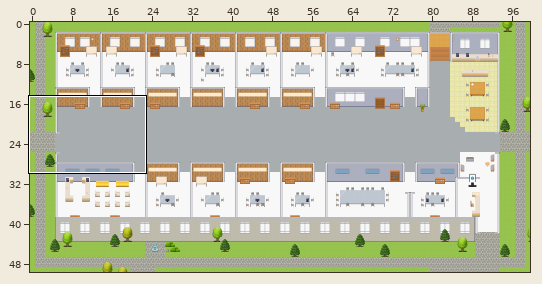
Tiled map (JSON), stored at maps/Enterprise-Enablement-Platform.tmj. The first picture is a wide view before the edit; the outline marks the close-up.
Close-up. Before:
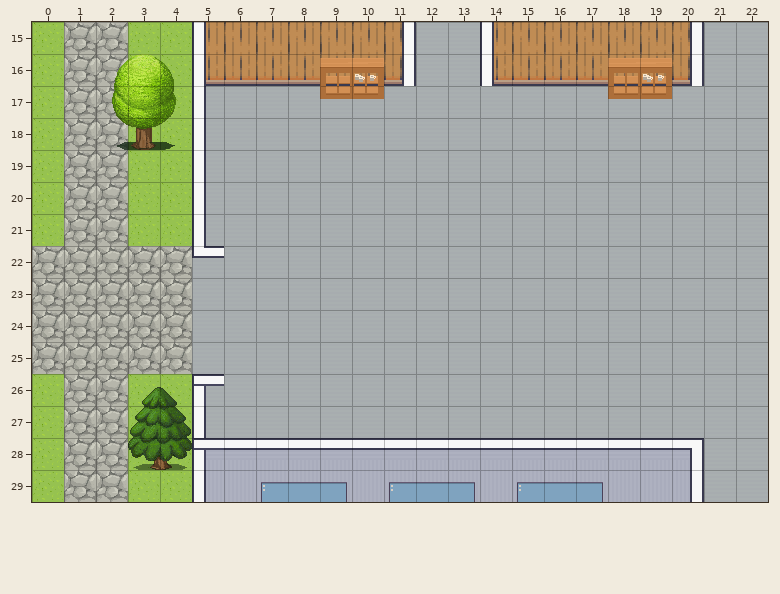
Cells are 32x32 px. Shown: x 0..22, y 15..29. The commit also changed other parts of the map, which this record leaves out.
And afterwards:
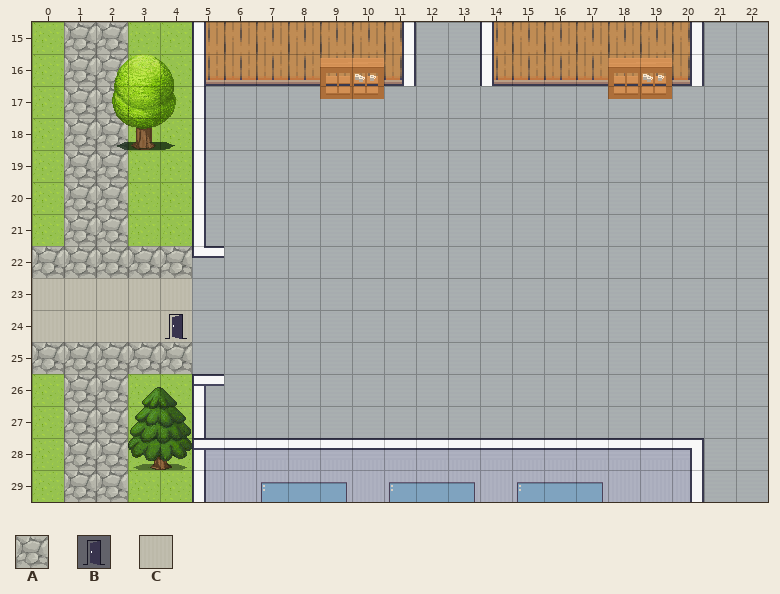
Key: from "Exterior": A 638; from "User_Zones": B 65; from "room2": C 328.
_ is an empty cell.
Tiles replaced or removed in this view: A.
Change:
Changed rows in their new state; . is an unchanged cell.
Layer "outside":
first column x 0:
23 CCCCC
24 CCCCC
Layer "zones":
first column x 4:
24 B
